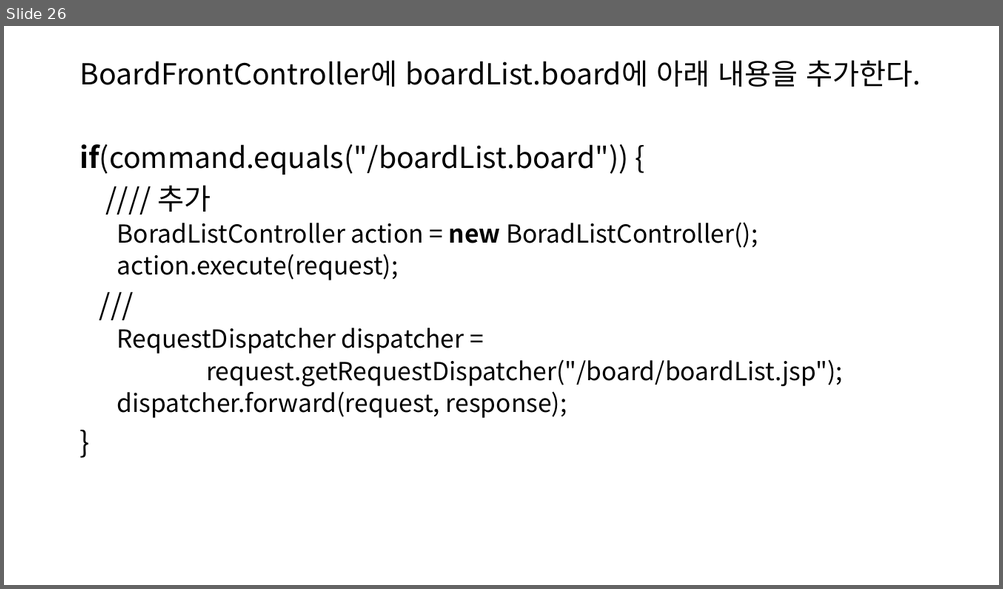
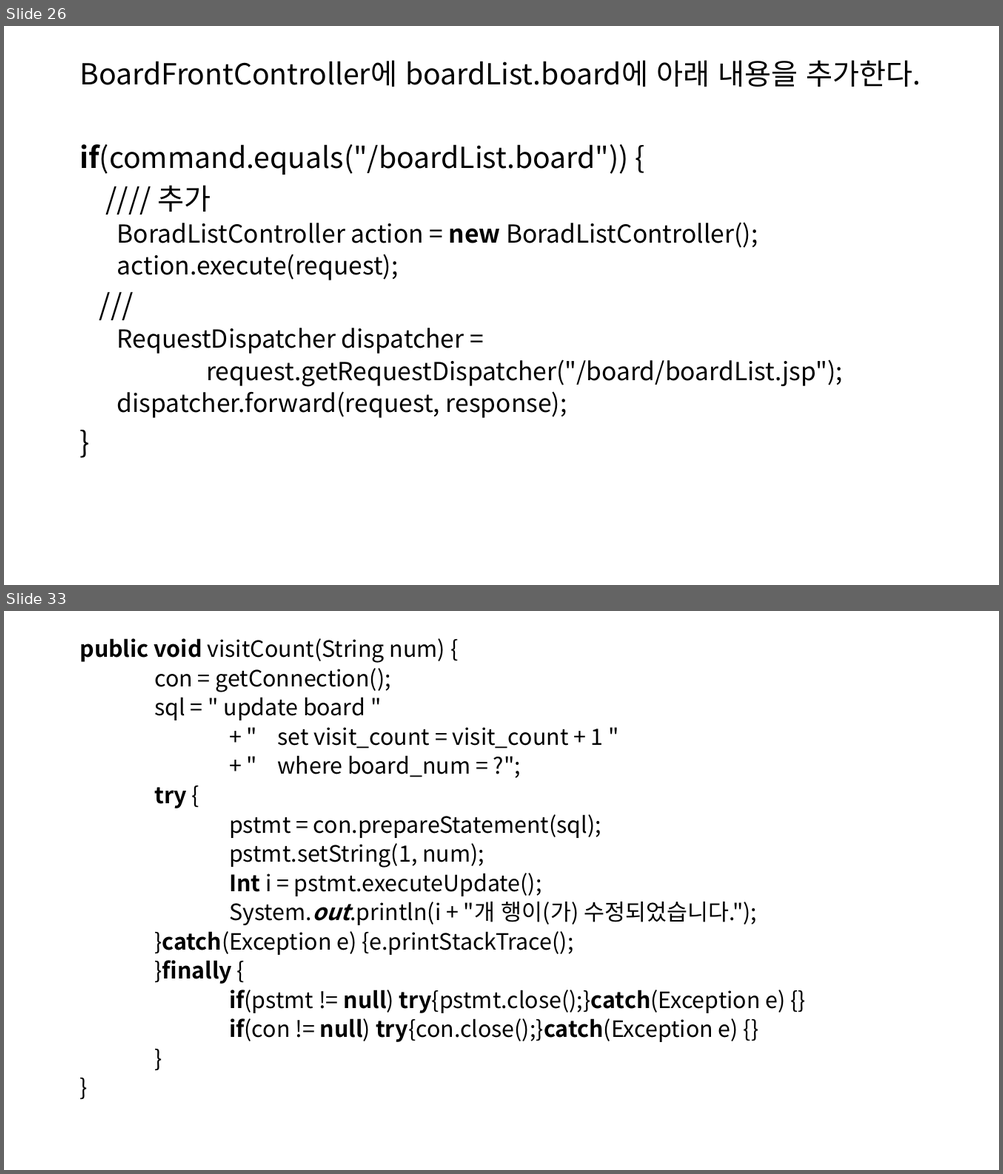
Before and after one commit to SoongMoo/hkblockchain220914, a slide deck: WEB/JSP/board.pptx. Shown one above the other, each under a label of ours: slide 26 before the commit, slides 26 and 33 after it; the slides between them are not shown. The pictures are 1003x589 and 1003x1174 pixels, drawn with LibreOffice and Linux fonts; fonts in the diff are those of the drawing. Boxes give left, top, right and bottom in pixels: in the first picture for what was removed or moved away, otherwise in the second. Text is boxed around its words. In the diff, an @@ line names an element or a change of style, - is before the commit and + after.

```diff
--- a/WEB/JSP/board.pptx
+++ b/WEB/JSP/board.pptx
@@ slide 33 added at [4, 611, 999, 1170], background #FFFFFF @@
@@ text added at [79, 638, 785, 1042], 21.7 pt, text #000000 @@
+public void visitCount(String num) {
+con = getConnection();
+sql = " update board "
++ " set visit_count = visit_count + 1 "
++ " where board_num = ?";
+try {
+pstmt = con.prepareStatement(sql);
+pstmt.setString(1, num);
+Int i = pstmt.executeUpdate();
+System.out.println(i + "개 행이(가) 수정되었습니다.");
+}catch(Exception e) {e.printStackTrace();
+}finally {
+if(pstmt != null) try{pstmt.close();}catch(Exception e) {}
+if(con != null) try{con.close();}catch(Exception e) {}
+}
+}
```
Also in this commit, not shown: 1 slide changed, 19 other slides added.
